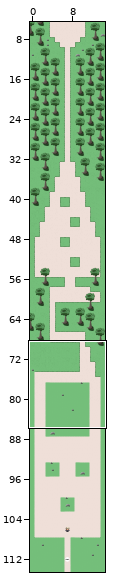
Tiled map (JSON) -- tilerunner/www/js/levels/introSequence.json. The first picture is a wide view before the edit; the outline marks the close-up.
Close-up. Before the edit:
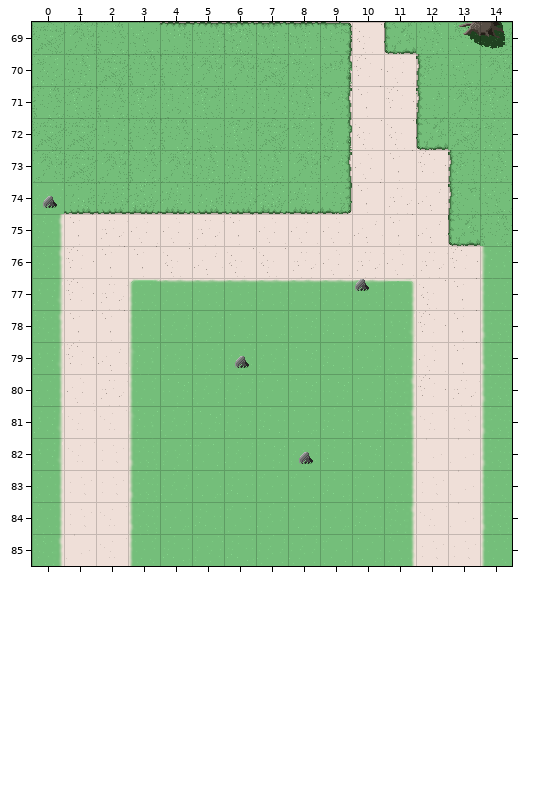
Cells are 32x32 px. Shown: x 0..14, y 69..85. The commit also changed other parts of the map, which this record leaves out.
After:
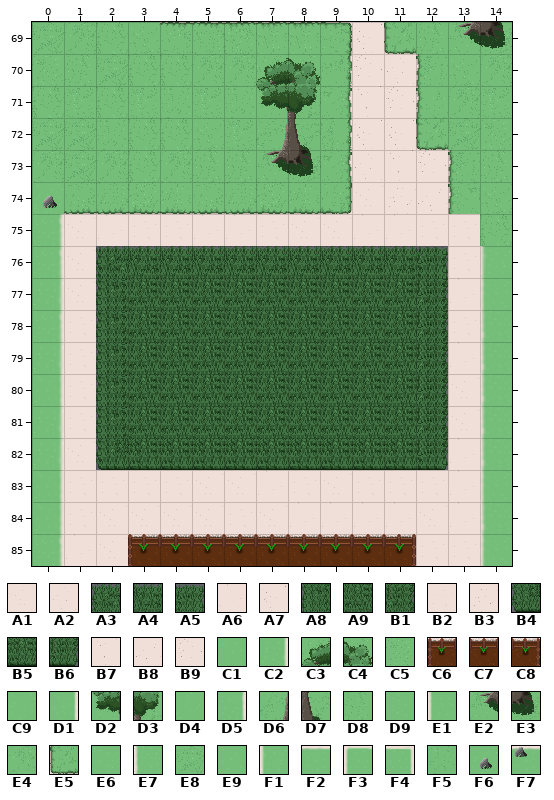
Key: from "level1": A1 1, A2 2, A3 3, A4 4, A5 5, A6 31, A7 32, A8 33, A9 34, B1 35, B2 61, B3 62, B4 63, B5 64, B6 65, B7 92, B8 122, B9 152, C1 300, C2 301, C3 302, C4 303, C5 305, C6 312, C7 313, C8 314, C9 330, D1 331, D2 332, D3 333, D4 360, D5 361, D6 362, D7 363, D8 365, D9 390, E1 391, E2 392, E3 393, E4 395, E5 398, E6 420, E7 421, E8 425, E9 450, F1 451, F2 480, F3 510, F4 511, F5 515, F6 570, F7 571.
__ is an empty cell.
Tiles replaced or removed in this view: A1, A2, A6, A7, B2, B3, B7, B8, B9, C1, C2, C5, C9, D1, D4, D5, D8, D9, E1, E4, E5, E6, E7, E8, E9, F1, F2, F3, F4, F5, F6, F7.
The exact change:
Changed rows in their new state; .. is an unchanged cell.
Layer "foreground":
first column x 1:
70 .. .. .. .. .. .. C3 C4 .. .. .. .. ..
71 .. .. .. .. .. .. D2 D3 .. .. .. .. ..
72 .. .. .. .. .. .. D6 D7 .. .. .. .. ..
73 .. .. .. .. .. .. E2 E3 .. .. .. .. ..
75 .. A6 .. .. A6 .. .. .. .. .. .. .. B2
76 A1 A3 A4 A4 A4 A4 A4 A4 A4 A4 A4 A5 B2
77 A1 A8 A9 A9 A9 A9 A9 A9 A9 A9 A9 B1 ..
78 .. A8 A9 A9 A9 A9 A9 A9 A9 A9 A9 B1 ..
79 B2 A8 A9 A9 A9 A9 A9 A9 A9 A9 A9 B1 ..
80 .. A8 A9 A9 A9 A9 A9 A9 A9 A9 A9 B1 A1
81 .. A8 A9 A9 A9 A9 A9 A9 A9 A9 A9 B1 ..
82 .. B4 B5 B5 B5 B5 B5 B5 B5 B5 B5 B6 ..
83 .. .. B2 B2 A1 A1 A6 B2 A1 B2 B2 .. ..
84 .. .. A1 A1 A1 B2 A1 A6 A6 A6 A6 .. ..
85 .. .. C6 C7 C7 C7 C7 C7 C7 C7 C8 .. ..
